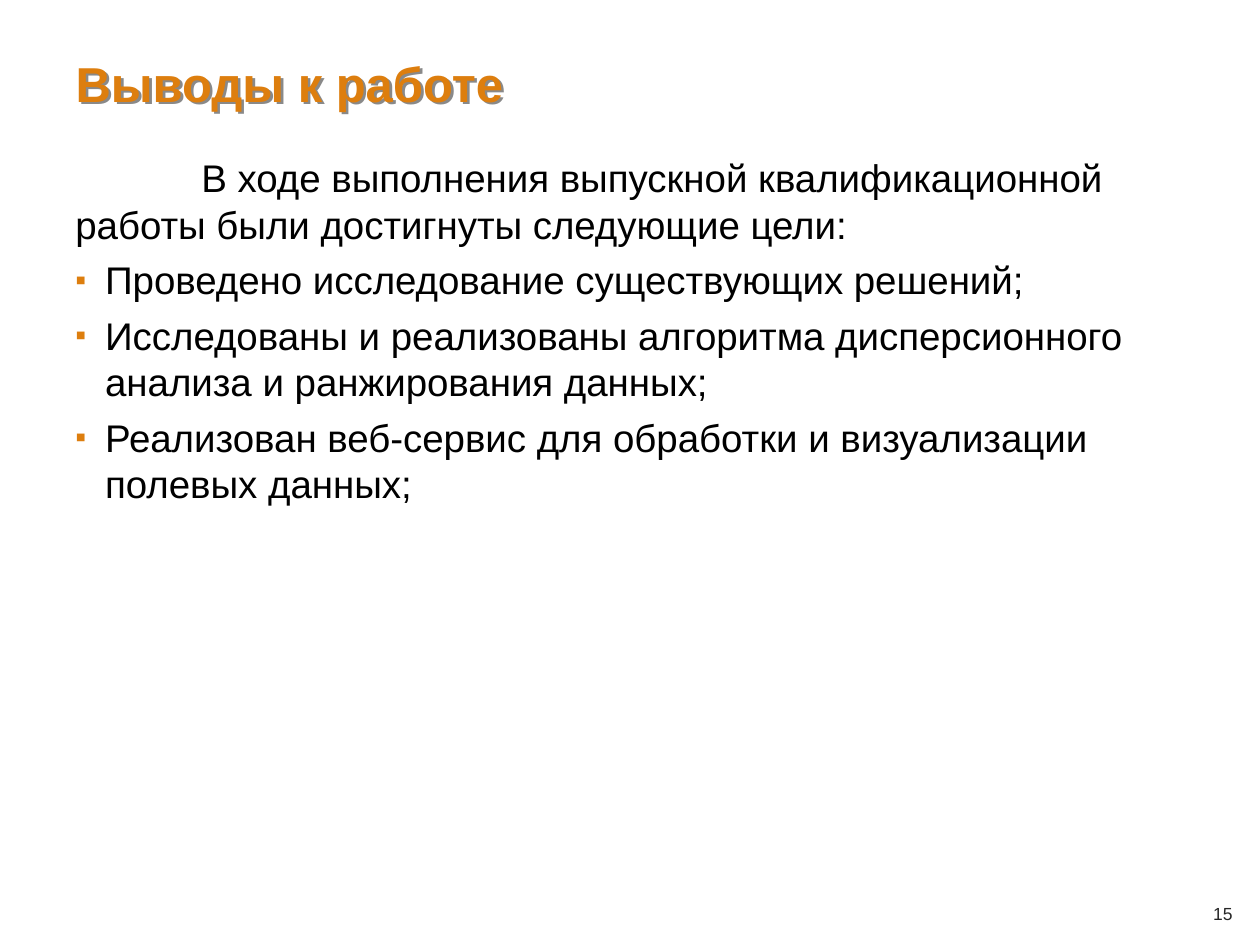
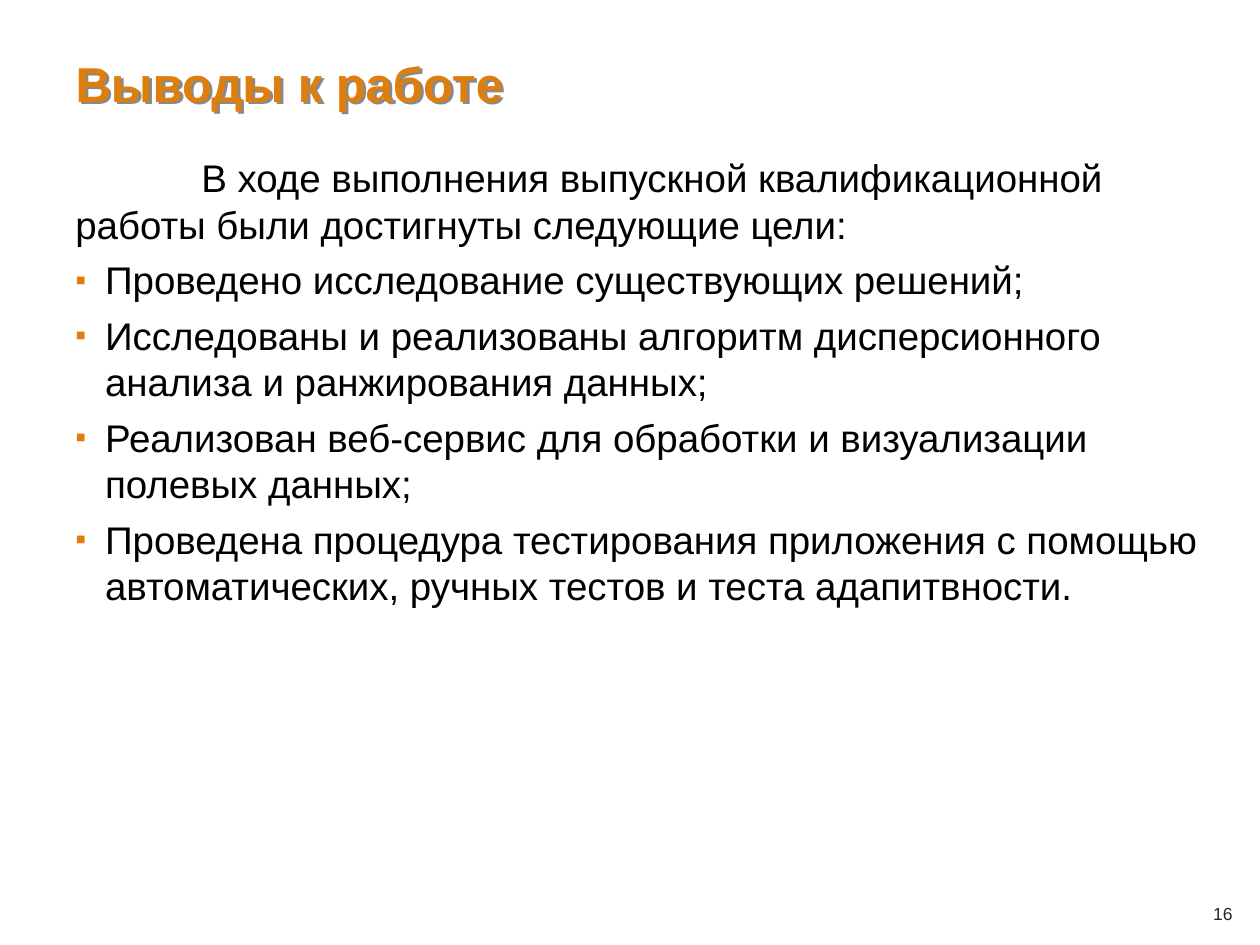
Before and after one commit to kradunches/ari-metiostation, a slide deck: slide 16 of doc/Презентация.ppt (slide 15 before the commit). Drawn at 1260x945 pixels with LibreOffice and Linux fonts; fonts in the diff are those of the drawing; background and template pictures are left out. Boxes give left, top, right and bottom in pixels: in the first picture for what was removed or moved away, otherwise in the second. Text is boxed around its words. In the diff, an @@ line names an element or a change of style, - is before the commit and + after.

```diff
--- a/doc/Презентация.ppt
+++ b/doc/Презентация.ppt
@@ text at (105,323,1101,404): text changed @@
-▪ Исследованы и реализованы алгоритма дисперсионного анализа и ранжирования данных;
+▪ Исследованы и реализованы алгоритм дисперсионного анализа и ранжирования данных;
@@ text at (105,527,1196,608): paragraph added @@
+▪ Проведена процедура тестирования приложения с помощью автоматических, ручных тестов и теста адапитвности.
```
Also in this commit, not shown: 4 other slides changed, 2 slides added, 1 slide removed, 1 other file.
